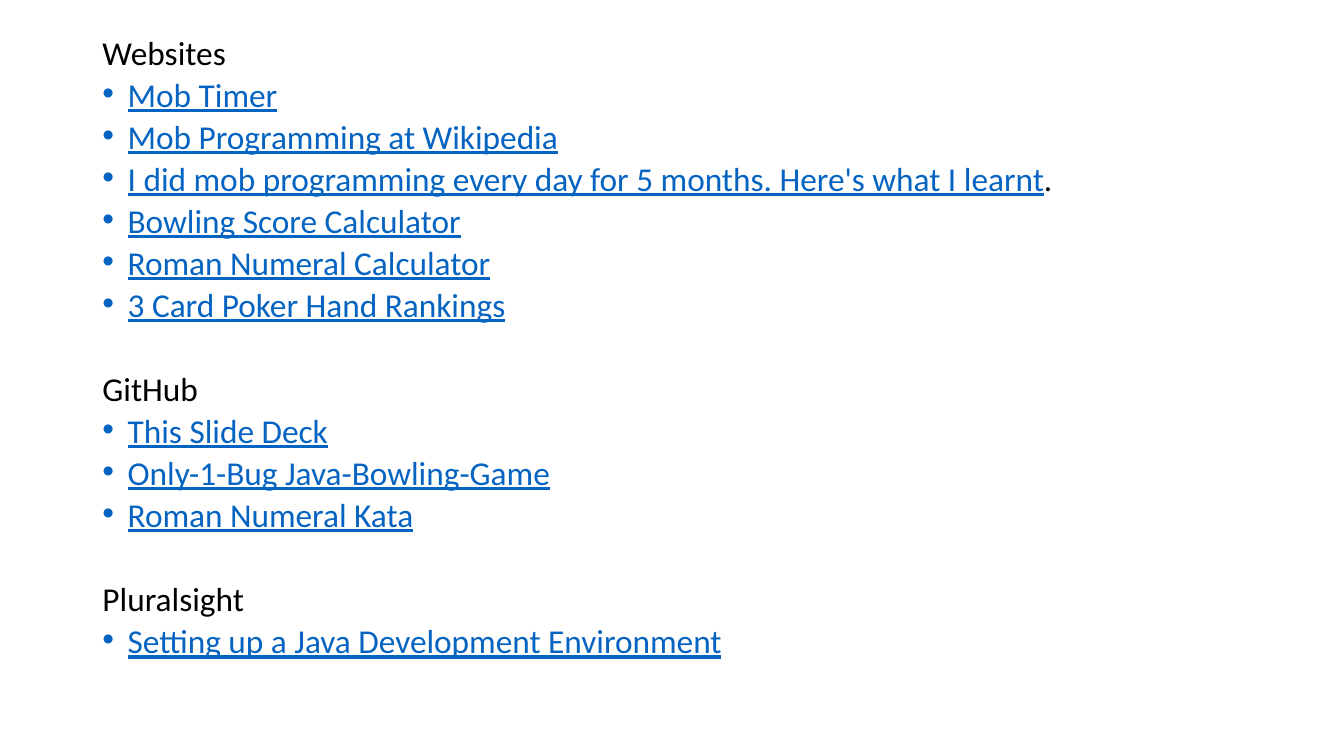
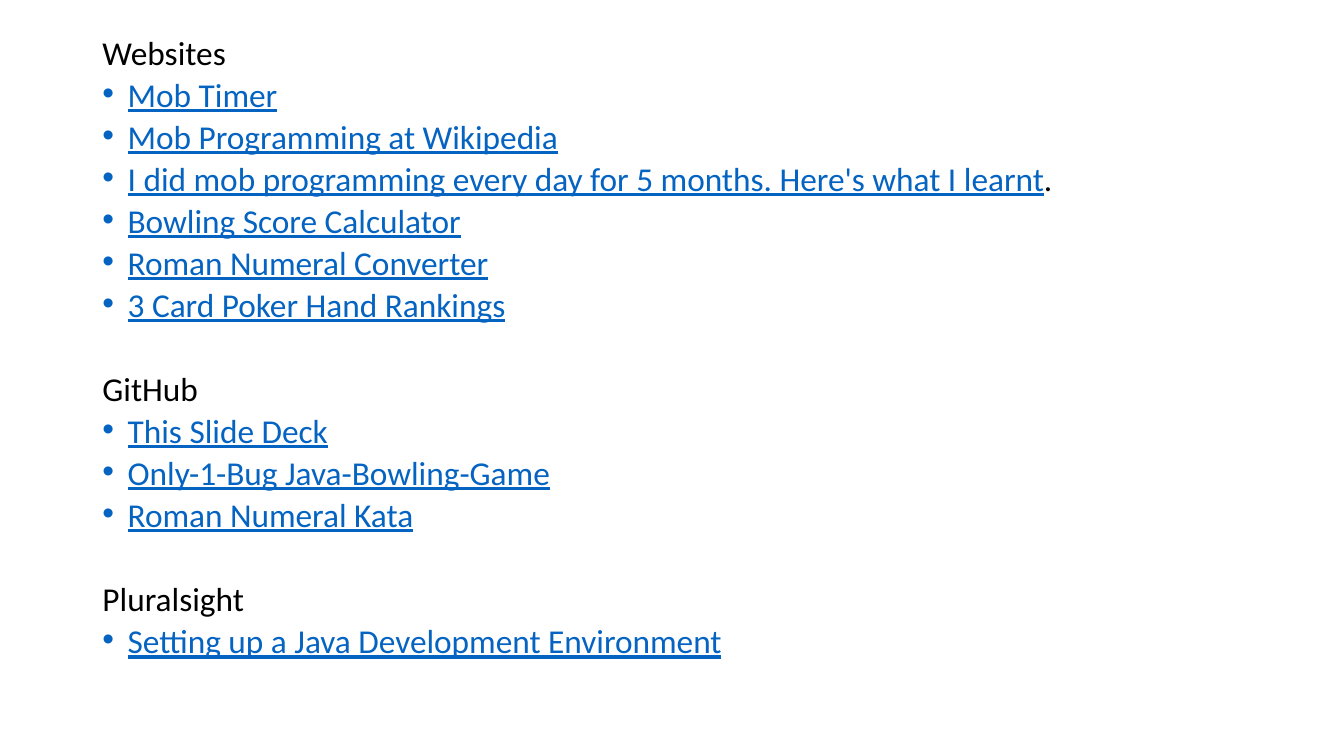
Before and after one commit to jonathan-r-jones/Mob-Programming-Demo, a slide deck: slide 16 of mob.pptx. Drawn at 1344x756 pixels with LibreOffice and Linux fonts; fonts in the diff are those of the drawing. Boxes give left, top, right and bottom in pixels: in the first picture for what was removed or moved away, otherwise in the second. Text is boxed around its words. In the diff, an @@ line names an element or a change of style, - is before the commit and + after.

Commit message:
Nov-30-2020_12:47_AM

```diff
--- a/mob.pptx
+++ b/mob.pptx
@@ text at (128,252,488,280): text changed @@
-• Roman Numeral Calculator
+• Roman Numeral Converter
```
